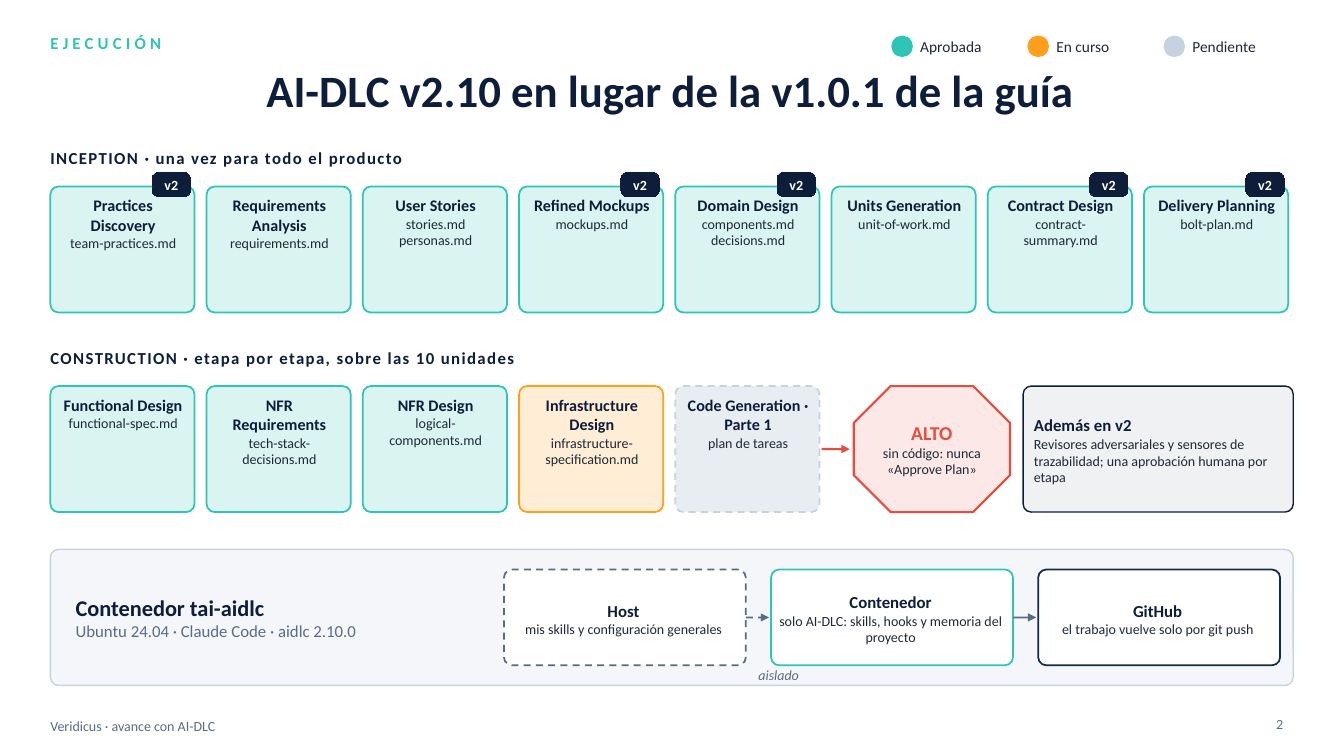
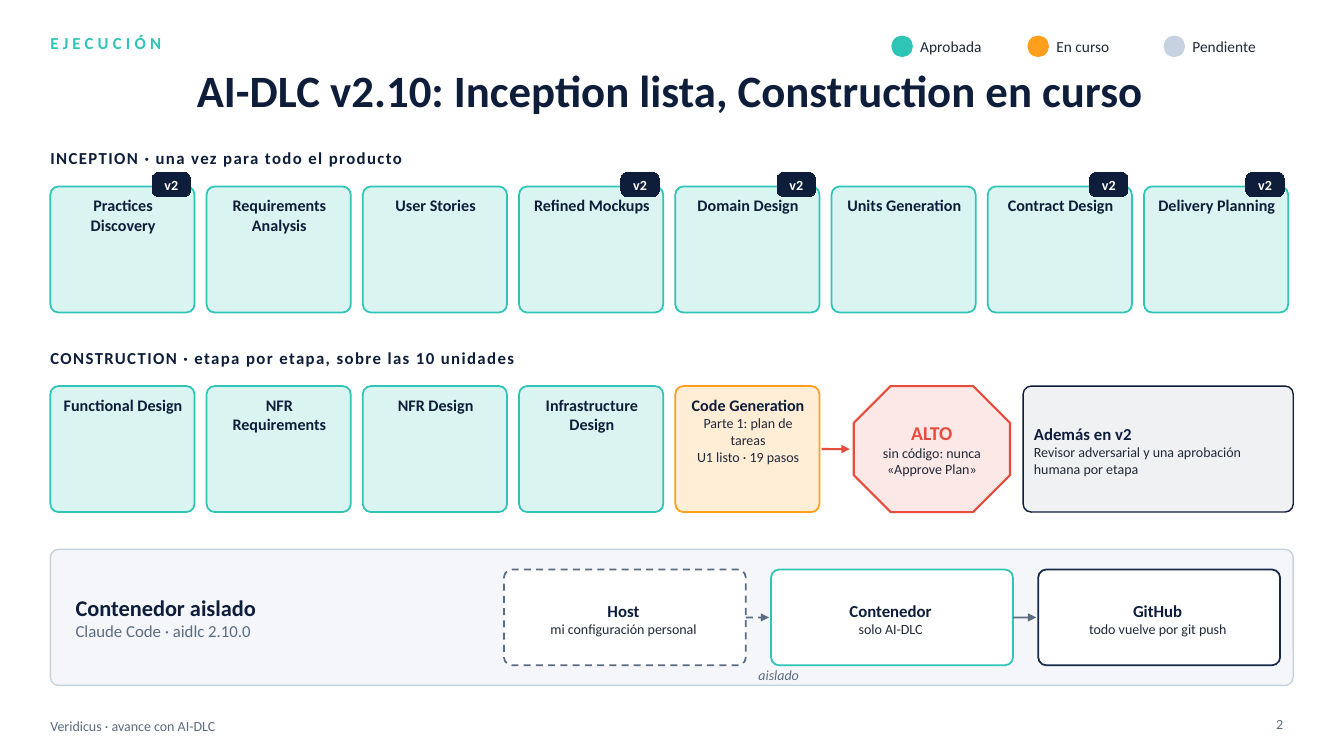
Before and after one commit to freyesJaveriana/tai, a slide deck: slide 2 of presentations/Veridicus_AIDLC_avance.pptx. Drawn at 1344x756 pixels with LibreOffice and Linux fonts; fonts in the diff are those of the drawing. Boxes give left, top, right and bottom in pixels: in the first picture for what was removed or moved away, otherwise in the second. Text is boxed around its words. In the diff, an @@ line names an element or a change of style, - is before the commit and + after.

```diff
--- a/presentations/Veridicus_AIDLC_avance.pptx
+++ b/presentations/Veridicus_AIDLC_avance.pptx
@@ title at [197, 75, 1142, 114]: text changed @@
-AI-DLC v2.10 en lugar de la v1.0.1 de la guía
+AI-DLC v2.10: Inception lista, Construction en curso
@@ text in rounded rectangle at [70, 238, 176, 250]: paragraph removed @@
-team-practices.md
@@ text in rounded rectangle at [230, 238, 329, 251]: paragraph removed @@
-requirements.md
@@ text in rounded rectangle at [399, 219, 472, 248]: paragraph removed @@
-stories.md personas.md
@@ text in rounded rectangle at [556, 219, 629, 231]: paragraph removed @@
-mockups.md
@@ text in rounded rectangle at [702, 219, 795, 245]: paragraph removed @@
-components.md decisions.md
@@ text in rounded rectangle at [858, 219, 950, 229]: paragraph removed @@
-unit-of-work.md
@@ text in rounded rectangle at [1024, 220, 1098, 247]: paragraph removed @@
-contract-summary.md
@@ text in rounded rectangle at [1180, 219, 1253, 231]: paragraph removed @@
-bolt-plan.md
@@ rounded rectangle "Infrastructure Design" at [519, 386, 663, 512]: fill #FF9F1C at 18% opacity to #2EC4B6 at 18% opacity; outline #FF9F1C 1.25 pt to #2EC4B6 1.25 pt @@
@@ rounded rectangle "Code Generation" at [676, 386, 820, 512]: fill #C7D2E0 at 40% opacity to #FF9F1C at 18% opacity; outline #C7D2E0 1.25 pt dashed to #FF9F1C 1.25 pt @@
@@ text in rounded rectangle at [69, 418, 178, 430]: paragraph removed @@
-functional-spec.md
@@ text in rounded rectangle at [389, 418, 482, 447]: paragraph removed @@
-logical-components.md
@@ text in rounded rectangle at [692, 399, 804, 465]: text changed; size 11.5 to 10 pt; text colour #0E1E3A to #1F2937; bold off @@
-Code Generation · Parte 1
-plan de tareas
+Code Generation
+Parte 1: plan de tareas
+U1 listo · 19 pasos
@@ text in rounded rectangle at [242, 438, 316, 464]: paragraph removed @@
-tech-stack-decisions.md
@@ text in rounded rectangle at [545, 438, 638, 467]: paragraph removed @@
-infrastructure-specification.md
@@ text in rounded rectangle at [1034, 447, 1241, 477]: text changed @@
-Revisores adversariales y sensores de trazabilidad; una aprobación humana por etapa
+Revisor adversarial y una aprobación humana por etapa
@@ text at [76, 600, 256, 637]: text changed @@
-Contenedor tai-aidlc
-Ubuntu 24.04 · Claude Code · aidlc 2.10.0
+Contenedor aislado
+Claude Code · aidlc 2.10.0
@@ text in rounded rectangle at [550, 624, 697, 637]: text changed @@
-mis skills y configuración generales
+mi configuración personal
@@ text in rounded rectangle at [859, 624, 923, 634]: text changed @@
-solo AI-DLC: skills, hooks y memoria del proyecto
+solo AI-DLC
@@ text in rounded rectangle at [1089, 624, 1226, 637]: text changed @@
-el trabajo vuelve solo por git push
+todo vuelve por git push
```
Also in this commit, not shown: 4 other slides changed, 2 slides added.
